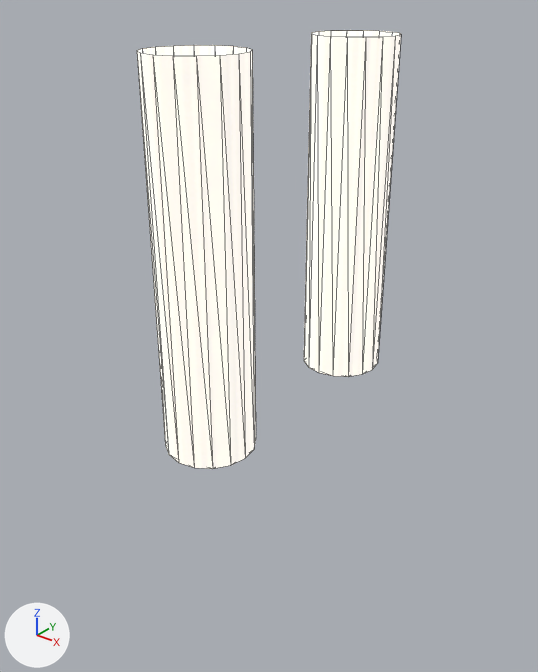
The OBJ model Blender Models/Floaty Beach (But like not shit)/floaty beach hole i nthe wall ah/SunBeachRopeExtension.obj as it was, and as the next commit left it.
The view is the same before and after, from a 50 mm lens placed at (1379.0, 2158.0, 7066.0), pointed at (965.0, 2677.0, 6745.0). The axes (+X, +Y, +Z) are drawn at lower left. The lights are the same throughout. Mesh edges are drawn as thin lines. Where no turn or scale is listed for an object, it has been applied to the vertices.

The first picture shows 'FloatyBeachTheSecond.001_Plane.002'.
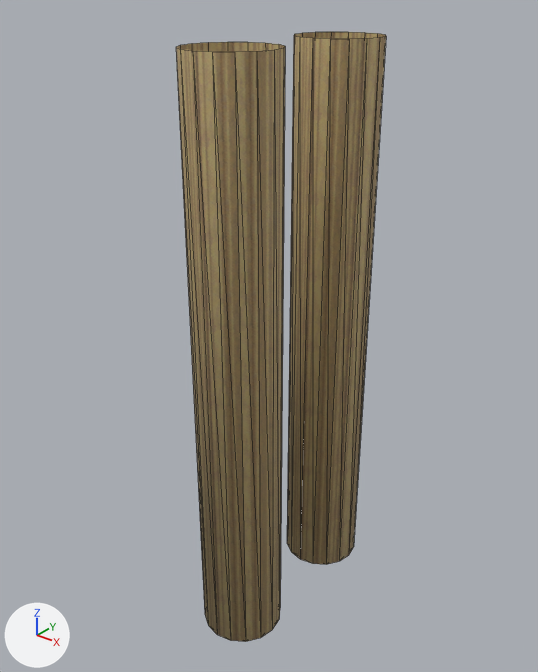
What changed in the scene script:
```text
Change mat_m17wood05_v:
    where n0 = _N.new('ShaderNodeBsdfPrincipled'); n0.name = 'Principled BSDF'
    remove n0.inputs[27].default_value = (0.8, 0.8, 0.8, 1.0)  # 'Emission Color', white #e7e7e7
    remove n0.inputs[28].default_value = 1.0  # 'Emission Strength'
    add n3 = _N.new('ShaderNodeTexImage'); n3.name = 'Image Texture.001'
    add n3.image = img_wood02_png
    add _L.new(n3.outputs[1], n0.inputs[4])  # 'Alpha' to 'Alpha'
Change me_floatybeachthesecond_001_plane_002:
    used by ob_floatybeachthesecond_001_plane_002; location = (0.0, 0.0, 0.0)
    remove me_floatybeachthesecond_001_plane_002.from_pydata(...)  # 64 vertices, 92 faces; spans x 938.0..1022.0, y 2532.0..2826.0, z 6681.0..7017.0
    add me_floatybeachthesecond_001_plane_002.from_pydata(...)  # 64 vertices, 92 faces; spans x 938.0..1022.0, y 2571.0..2799.0, z 6439.0..7017.0
    me_floatybeachthesecond_001_plane_002 part 1: the loose piece of 32 vertices spanning x 938.0..1021.0, y 2532.0..2614.0, z 6681.0..7017.0 is scaled about its middle by (1, 1, 1.72), then moved by (0.0, 39.0, -121.0)
    me_floatybeachthesecond_001_plane_002 part 2: the loose piece of 32 vertices spanning x 939.0..1022.0, y 2743.0..2826.0, z 6681.0..7017.0 is scaled about its middle by (1, 1, 1.72), then moved by (0.0, -26.0, -121.0)
    me_floatybeachthesecond_001_plane_002 part 3: the surface is now shaded smooth
```

Location of each change, [x1, y1, x2, y2] in pixels of the pictures (538 x 672 px; the box of a moved part takes in the faces that stretch with it):
'FloatyBeachTheSecond.001_Plane.002', surface changed, reshaped (white to brown, 20% narrower, 39% taller)
    before: [137, 30, 401, 469]
    after: [176, 32, 386, 642]
part 1 of me_floatybeachthesecond_001_plane_002, moved or reshaped
    before: [137, 45, 256, 469]
    after: [176, 42, 285, 642]
part 2 of me_floatybeachthesecond_001_plane_002, moved or reshaped
    before: [304, 30, 401, 377]
    after: [287, 32, 386, 564]
